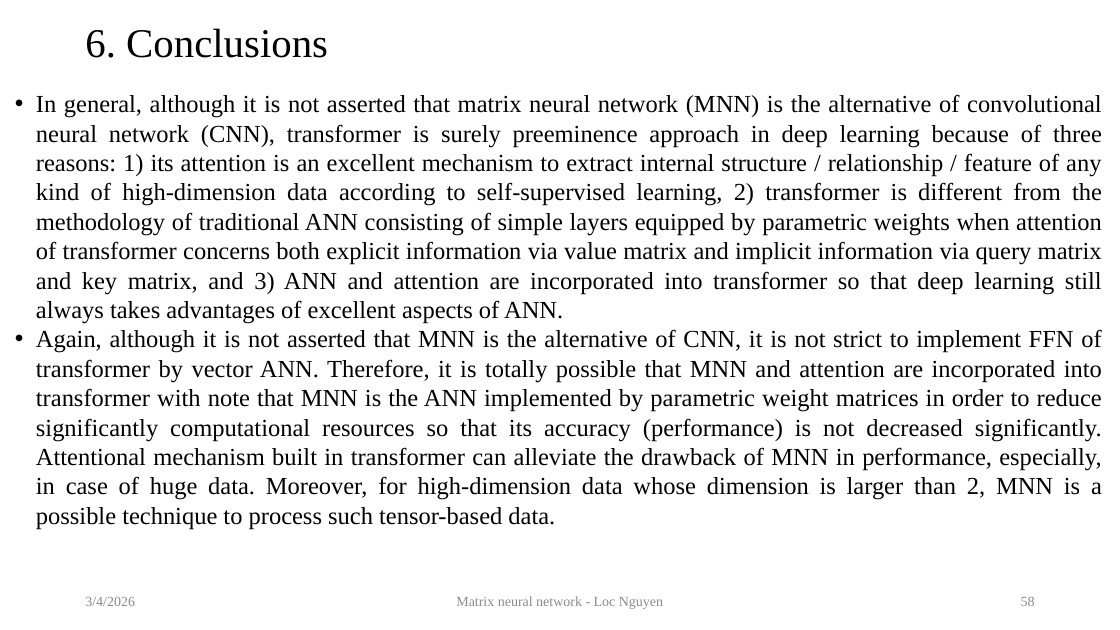
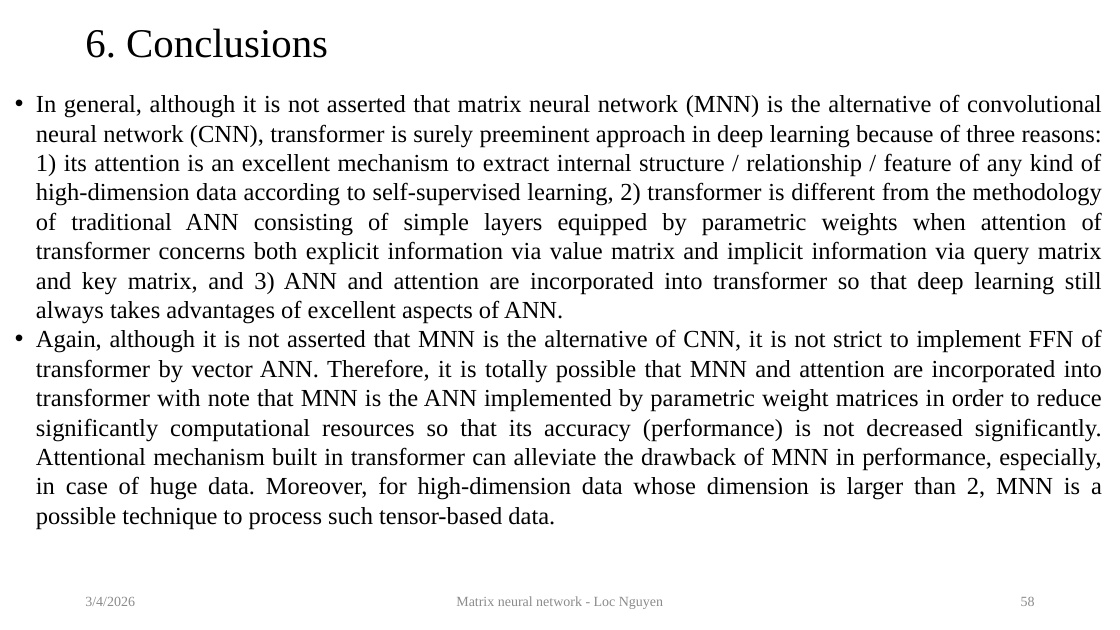
Before and after one commit to ngphloc/magiconic, a slide deck: slide 58 of 2_design/mane/artifacts/MatrixNeuralNetwork.pptx. Drawn at 1120x630 pixels with LibreOffice and Linux fonts; fonts in the diff are those of the drawing. Boxes give left, top, right and bottom in pixels: in the first picture for what was removed or moved away, otherwise in the second. Text is boxed around its words. In the diff, an @@ line names an element or a change of style, - is before the commit and + after.

```diff
--- a/2_design/mane/artifacts/MatrixNeuralNetwork.pptx
+++ b/2_design/mane/artifacts/MatrixNeuralNetwork.pptx
@@ text at (36, 94, 1102, 324): text changed @@
-• In general, although it is not asserted that matrix neural network (MNN) is the alternative of convolutional neural network (CNN), transformer is surely preeminence approach in deep learning because of three reasons: 1) its attention is an excellent mechanism to extract internal structure / relationship / feature of any kind of high-dimension data according to self-supervised learning, 2) transformer is different from the methodology of traditional ANN consisting of simple layers equipped by parametric weights when attention of transformer concerns both explicit information via value matrix and implicit information via query matrix and key matrix, and 3) ANN and attention are incorporated into transformer so that deep learning still always takes advantages of excellent aspects of ANN.
+• In general, although it is not asserted that matrix neural network (MNN) is the alternative of convolutional neural network (CNN), transformer is surely preeminent approach in deep learning because of three reasons: 1) its attention is an excellent mechanism to extract internal structure / relationship / feature of any kind of high-dimension data according to self-supervised learning, 2) transformer is different from the methodology of traditional ANN consisting of simple layers equipped by parametric weights when attention of transformer concerns both explicit information via value matrix and implicit information via query matrix and key matrix, and 3) ANN and attention are incorporated into transformer so that deep learning still always takes advantages of excellent aspects of ANN.
```
Also in this commit, not shown: 22 other files.
